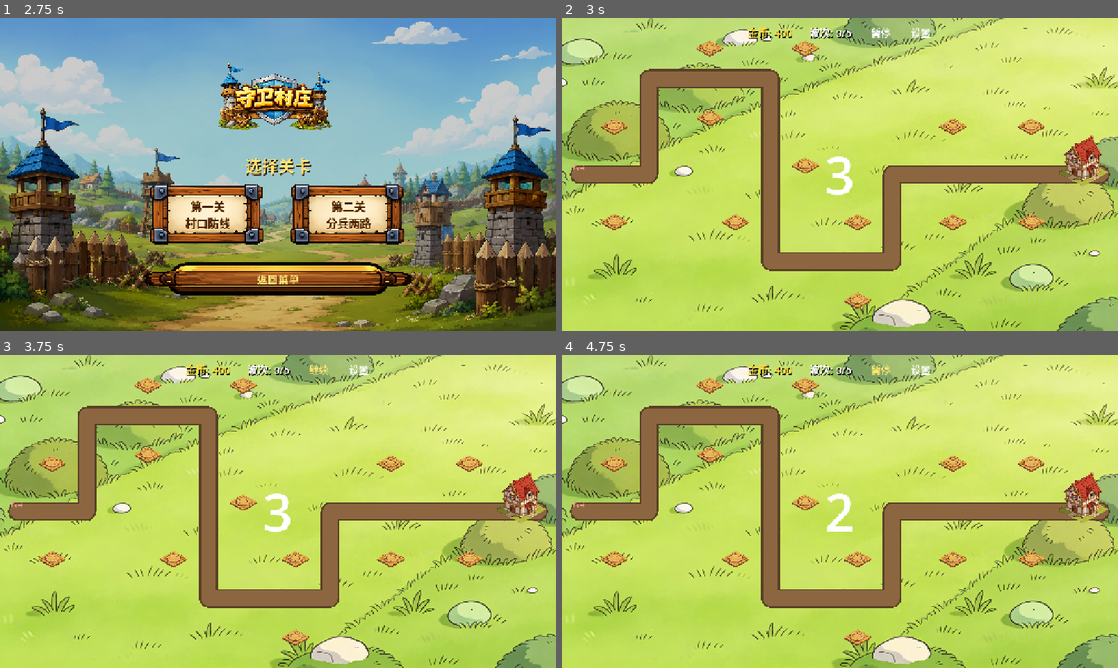
Above: before the commit, frames 1-4 (two rows, left to right).
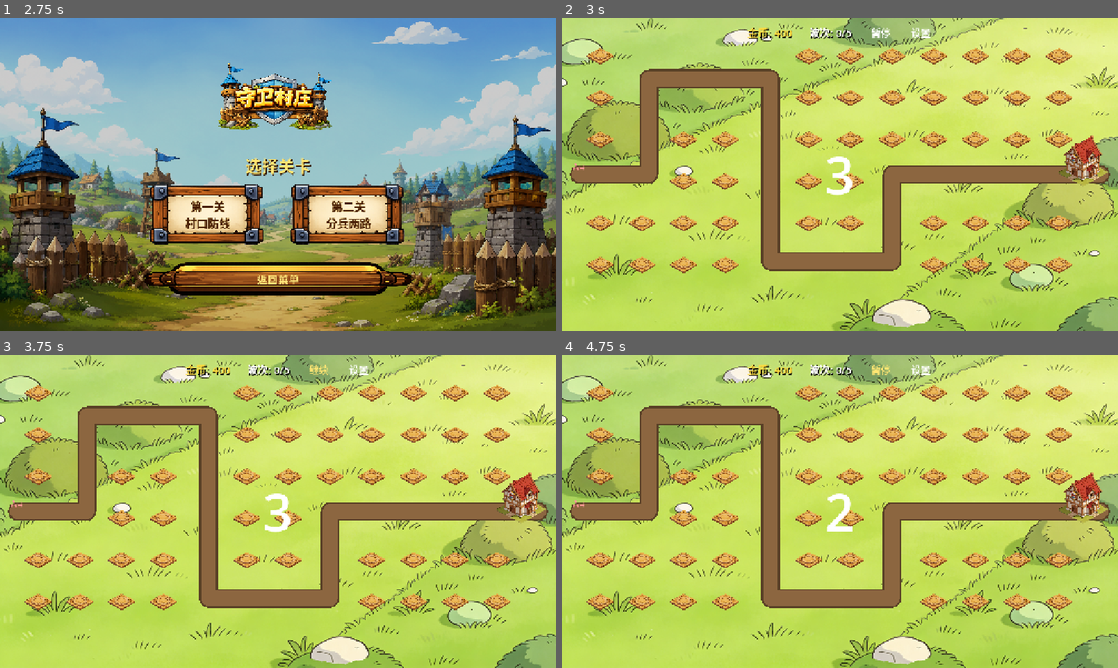
Above: after the commit, the same moments.

Repository: guangliangliang/luobo
Game: Godot game, scene res://scenes/Splash.tscn
Two runs of this game, one before a commit and one after it. Both use one fixed random seed, a clock stepped at 60 frames per second and the inputs below.
Inputs (mouse positions are in pixels of both pictures, inside the frame that each line leads up to):
- Up to frame 1 (2.75 s): tap Enter at 0.5 s; move the mouse to (400, 158) at 0.52 s; click (400, 158) at 0.67 s; tap Space at 1.25 s; move the mouse to (166, 190) at 1.27 s; click (166, 190) at 1.42 s; click "开始游戏" at 2 s
- Up to frame 2 (3 s): click "第一关 村口防线" at 2.75 s
- Up to frame 3 (3.75 s): click "暂停" at 3.5 s
- Up to frame 4 (4.75 s): click "继续" at 4.25 s

Frame 1 is identical in both runs. In frame 2, 8.4% of the frame differs, in the area x 4-92%, y 7-93%; in frame 3, 8.4%; in frame 4, 8.5%.

Commit message:
feat: 炮台的位置多一点

Diff:
--- a/新建游戏项目/scripts/battle/build_manager.gd
+++ b/新建游戏项目/scripts/battle/build_manager.gd
@@ -4,61 +4,87 @@
 signal tower_placed(tower: Node2D, spot_index: int)
 
 const TOWER_SCRIPT: GDScript = preload("res://scripts/towers/tower_base.gd")
+const MAP_BOUNDS := Rect2(40.0, 40.0, 1200.0, 640.0)
+const PATH_BUILD_MARGIN := 58.0
+const TOWER_SPACING := 96.0
+const VILLAGE_BLOCK_RADIUS := 92.0
 
 var _build_spots: Array[Dictionary] = []
 var _level_data: LevelData
 var _built_towers: Dictionary = {}
+var _next_spot_index: int = 0
 
 func setup(level_data: LevelData) -> void:
 	_level_data = level_data
 	_build_spots.clear()
 	_built_towers.clear()
-	for i in range(level_data.build_spots.size()):
-		_build_spots.append({
-			"index": i,
-			"position": level_data.build_spots[i],
-			"occupied": false,
-		})
+	_next_spot_index = 0
+	_generate_build_spots()
 
 func get_build_spots() -> Array:
 	return _build_spots
 
 func is_spot_occupied(spot_index: int) -> bool:
-	if spot_index >= _build_spots.size():
+	var spot: Dictionary = _get_spot_by_index(spot_index)
+	if spot.is_empty():
 		return true
-	return _build_spots[spot_index].occupied
+	return bool(spot.get("occupied", false))
 
 func occupy_spot(spot_index: int, tower: Node2D) -> void:
-	if spot_index < _build_spots.size():
-		_build_spots[spot_index].occupied = true
-		_built_towers[spot_index] = tower
+	var spot: Dictionary = _get_spot_by_index(spot_index)
+	if spot.is_empty():
+		return
+	spot["occupied"] = true
+	_built_towers[spot_index] = tower
 
 func free_spot(spot_index: int) -> void:
-	if spot_index < _build_spots.size():
-		_build_spots[spot_index].occupied = false
-		_built_towers.erase(spot_index)
+	var spot: Dictionary = _get_spot_by_index(spot_index)
+	if not spot.is_empty():
+		spot["occupied"] = false
+	_built_towers.erase(spot_index)
 
 func get_tower_at_spot(spot_index: int) -> Node2D:
 	return _built_towers.get(spot_index)
 
 func get_spot_index_at_position(pos: Vector2) -> int:
 	for spot in _build_spots:
-		if pos.distance_to(spot.position) < 30:
-			return spot.index
+		if pos.distance_to(spot.position) < TOWER_SPACING * 0.5:
+			return int(spot.index)
 	return -1
 
+func can_build_on_spot(spot_index: int) -> bool:
+	var spot: Dictionary = _get_spot_by_index(spot_index)
+	if spot.is_empty():
+		return false
+	return not bool(spot.get("occupied", false))
+
+func can_build_at_position(pos: Vector2) -> bool:
+	var spot_index: int = get_spot_index_at_position(pos)
+	return can_build_on_spot(spot_index)
+
 func build_tower(spot_index: int, tower_type: String) -> Node2D:
-	if is_spot_occupied(spot_index):
+	if not can_build_on_spot(spot_index):
+		return null
+	var spot: Dictionary = _get_spot_by_index(spot_index)
+	if spot.is_empty():
+		return null
+	return build_tower_at_position(spot.position, tower_type)
+
+func build_tower_at_position(pos: Vector2, tower_type: String) -> Node2D:
+	var spot_index: int = get_spot_index_at_position(pos)
+	if not can_build_on_spot(spot_index):
 		return null
 	var td: TowerData = GameManager.get_tower_data(tower_type)
 	if not td:
 		return null
 	if not GameManager.spend_gold(td.cost):
 		return null
+	var spot: Dictionary = _get_spot_by_index(spot_index)
+	pos = spot.position
 
 	var tower: Node2D = Node2D.new()
 	tower.set_script(TOWER_SCRIPT)
-	tower.global_position = _build_spots[spot_index].position
+	tower.global_position = pos
 	add_child(tower)
 	tower.setup(tower_type, td)
 
@@ -67,3 +93,55 @@
 	tower_placed.emit(tower, spot_index)
 
 	return tower
+
+func _generate_build_spots() -> void:
+	if _level_data == null:
+		return
+	var start_x: float = MAP_BOUNDS.position.x + TOWER_SPACING * 0.5
+	var end_x: float = MAP_BOUNDS.end.x - TOWER_SPACING * 0.5
+	var start_y: float = MAP_BOUNDS.position.y + TOWER_SPACING * 0.5
+	var end_y: float = MAP_BOUNDS.end.y - TOWER_SPACING * 0.5
+	var y: float = start_y
+	while y <= end_y:
+		var x: float = start_x
+		while x <= end_x:
+			var pos := Vector2(x, y)
+			if _is_valid_build_position(pos):
+				_build_spots.append({
+					"index": _next_spot_index,
+					"position": pos,
+					"occupied": false,
+				})
+				_next_spot_index += 1
+			x += TOWER_SPACING
+		y += TOWER_SPACING
+
+func _is_valid_build_position(pos: Vector2) -> bool:
+	if not MAP_BOUNDS.has_point(pos):
+		return false
+	if _level_data == null:
+		return false
+	if pos.distance_to(_level_data.village_position) < VILLAGE_BLOCK_RADIUS:
+		return false
+	for path_points: PackedVector2Array in _level_data.path_points:
+		if _distance_to_path(pos, path_points) < (_level_data.path_width * 0.5 + PATH_BUILD_MARGIN):
+			return false
+	return true
+
+func _get_spot_by_index(spot_index: int) -> Dictionary:
+	for spot in _build_spots:
+		if int(spot.get("index", -1)) == spot_index:
+			return spot
+	return {}
+
+func _distance_to_path(pos: Vector2, path_points: PackedVector2Array) -> float:
+	if path_points.is_empty():
+		return INF
+	var closest_distance: float = INF
+	if path_points.size() == 1:
+		return pos.distance_to(path_points[0])
+	for i in range(path_points.size() - 1):
+		var distance: float = Geometry2D.get_closest_point_to_segment(pos, path_points[i], path_points[i + 1]).distance_to(pos)
+		if distance < closest_distance:
+			closest_distance = distance
+	return closest_distance
--- a/新建游戏项目/scripts/scenes/battle.gd
+++ b/新建游戏项目/scripts/scenes/battle.gd
@@ -3,6 +3,7 @@
 const BACKGROUND_TEXTURE: Texture2D = preload("res://assets/maps/background/grass_bg.png")
 const BUILD_SPOT_TEXTURE: Texture2D = preload("res://assets/maps/build_spots/build_spot_base.png")
 const VILLAGE_TEXTURE: Texture2D = preload("res://assets/maps/village/village_core.png")
+const BUILD_SPOT_REGION := Rect2(204, 92, 1645, 981)
 
 var _level_data: LevelData
 var _spawner: Node
@@ -14,9 +15,10 @@
 var _tower_menu: Control
 var _settings_dialog: Control
 var _countdown_label: Label
-var _selected_spot: int = -1
+var _selected_build_position: Vector2 = Vector2.ZERO
 var _map_drawer: Node2D
 var _village_drawer: Node2D
+var _build_spot_sprites: Dictionary = {}
 var _selected_tower: Node2D = null
 var _is_paused: bool = false
 var _game_started: bool = false
@@ -32,8 +34,8 @@
 	_start_countdown()
 
 func _create_battle_scene() -> void:
+	_create_managers()
 	_create_map()
-	_create_managers()
 	_create_ui()
 	_connect_signals()
 	_update_hud()
@@ -78,17 +80,6 @@
 		line_border.end_cap_mode = Line2D.LINE_CAP_ROUND
 		_map_drawer.add_child(line_border)
 
-func _draw_build_spots() -> void:
-	for i in range(_level_data.build_spots.size()):
-		var pos: Vector2 = _level_data.build_spots[i]
-		var spot_texture: AtlasTexture = _make_atlas_texture(BUILD_SPOT_TEXTURE, Rect2(204, 92, 1645, 981))
-		var spot_sprite: Sprite2D = Sprite2D.new()
-		spot_sprite.texture = spot_texture
-		spot_sprite.position = pos
-		spot_sprite.scale = Vector2.ONE * (62.0 / maxf(spot_texture.get_width(), spot_texture.get_height()))
-		spot_sprite.z_index = -3
-		_map_drawer.add_child(spot_sprite)
-
 func _draw_village() -> void:
 	_village_drawer = Node2D.new()
 	_village_drawer.position = _level_data.village_position
@@ -110,6 +101,19 @@
 			entrance.add_theme_font_size_override("font_size", 14)
 			entrance.add_theme_color_override("font_color", Color(1, 0.6, 0.6))
 			_map_drawer.add_child(entrance)
+
+func _draw_build_spots() -> void:
+	_build_spot_sprites.clear()
+	var spot_texture: AtlasTexture = _make_atlas_texture(BUILD_SPOT_TEXTURE, BUILD_SPOT_REGION)
+	for spot: Dictionary in _build_mgr.get_build_spots():
+		var spot_sprite: Sprite2D = Sprite2D.new()
+		spot_sprite.texture = spot_texture
+		spot_sprite.position = spot.position
+		spot_sprite.scale = Vector2.ONE * (62.0 / maxf(spot_texture.get_width(), spot_texture.get_height()))
+		spot_sprite.z_index = -3
+		_map_drawer.add_child(spot_sprite)
+		_build_spot_sprites[int(spot.index)] = spot_sprite
+	_refresh_build_spot_markers()
 
 func _make_atlas_texture(texture: Texture2D, region: Rect2) -> AtlasTexture:
 	var atlas: AtlasTexture = AtlasTexture.new()
@@ -215,6 +219,7 @@
 	_tower_menu.upgrade_pressed.connect(_on_upgrade_tower)
 	_tower_menu.sell_pressed.connect(_on_sell_tower)
 	_tower_menu.cancel_pressed.connect(_on_cancel_tower_menu)
+	_build_mgr.tower_placed.connect(_on_tower_placed)
 	_wave_mgr.wave_started.connect(_on_wave_started)
 	_wave_mgr.wave_completed.connect(_on_wave_completed)
 	GameManager.gold_changed.connect(_on_gold_changed)
@@ -305,15 +310,15 @@
 		_spawner.start_wave(_wave_mgr._current_wave)
 
 func _on_build_tower(tower_type: String) -> void:
-	if _selected_spot >= 0:
-		_build_mgr.build_tower(_selected_spot, tower_type)
+	if _build_mgr.can_build_at_position(_selected_build_position):
+		_build_mgr.build_tower_at_position(_selected_build_position, tower_type)
 		_build_menu.hide_menu()
-		_selected_spot = -1
+		_selected_build_position = Vector2.ZERO
 		_update_hud()
 
 func _on_cancel_build() -> void:
 	_build_menu.hide_menu()
-	_selected_spot = -1
+	_selected_build_position = Vector2.ZERO
 
 func _on_upgrade_tower() -> void:
 	var tower: Node2D = _tower_menu.get_tower()
@@ -333,6 +338,7 @@
 		tower.sell()
 		if spot_idx >= 0:
 			_build_mgr.free_spot(spot_idx)
+			_refresh_build_spot_markers()
 	_selected_tower = null
 	_tower_menu.hide_menu()
 	_update_hud()
@@ -346,6 +352,9 @@
 		_tower_menu._update_info()
 	if _build_menu and _build_menu.visible:
 		_build_menu._update_button_states()
+
+func _on_tower_placed(_tower: Node2D, _spot_index: int) -> void:
+	_refresh_build_spot_markers()
 
 func _update_hud() -> void:
 	if _hud and _wave_mgr and _spawner:
@@ -368,7 +377,7 @@
 		if menu_rect.has_point(click_pos):
 			return
 		_build_menu.hide_menu()
-		_selected_spot = -1
+		_selected_build_position = Vector2.ZERO
 
 	if _tower_menu and _tower_menu.visible:
 		var tower_rect: Rect2 = _tower_menu.get_global_rect()
@@ -386,23 +395,33 @@
 			return
 
 	var spot_idx: int = _build_mgr.get_spot_index_at_position(click_pos)
-	if spot_idx >= 0:
-		if _build_mgr.is_spot_occupied(spot_idx):
-			var spot_tower: Node2D = _build_mgr.get_tower_at_spot(spot_idx)
-			if spot_tower and is_instance_valid(spot_tower):
-				_hide_tower_range()
-				_selected_tower = spot_tower
-				spot_tower.show_range(true)
-				_tower_menu.show_for_tower(spot_tower, click_pos)
-		else:
-			_selected_spot = spot_idx
-			_build_menu.show_at(click_pos)
+	if spot_idx >= 0 and _build_mgr.is_spot_occupied(spot_idx):
+		var spot_tower: Node2D = _build_mgr.get_tower_at_spot(spot_idx)
+		if spot_tower and is_instance_valid(spot_tower):
+			_hide_tower_range()
+			_selected_tower = spot_tower
+			spot_tower.show_range(true)
+			_tower_menu.show_for_tower(spot_tower, click_pos)
+		return
+
+	if _build_mgr.can_build_at_position(click_pos):
+		_selected_build_position = click_pos
+		_build_menu.show_at(click_pos)
 
 func _hide_tower_range() -> void:
 	if _selected_tower and is_instance_valid(_selected_tower):
 		_selected_tower.show_range(false)
 	_selected_tower = null
 
+func _refresh_build_spot_markers() -> void:
+	if _build_mgr == null:
+		return
+	for spot: Dictionary in _build_mgr.get_build_spots():
+		var spot_index: int = int(spot.index)
+		if _build_spot_sprites.has(spot_index):
+			var marker: Sprite2D = _build_spot_sprites[spot_index]
+			marker.visible = not _build_mgr.is_spot_occupied(spot_index)
+
 func _process(_delta: float) -> void:
 	if _is_paused:
 		return
--- a/新建游戏项目/scripts/towers/tower_base.gd
+++ b/新建游戏项目/scripts/towers/tower_base.gd
@@ -3,6 +3,8 @@
 signal tower_selected(tower: Node2D)
 
 const PROJECTILE_SCRIPT: GDScript = preload("res://scripts/towers/projectile.gd")
+const BUILD_SPOT_TEXTURE: Texture2D = preload("res://assets/maps/build_spots/build_spot_base.png")
+const BUILD_SPOT_REGION := Rect2(204, 92, 1645, 981)
 
 static var _tower_texture_cache: Dictionary = {}
 
@@ -16,6 +18,7 @@
 var _total_invested: int = 0
 var _battle_root: Node = null
 var _sprite: Sprite2D = null
+var _base_sprite: Sprite2D = null
 var _upgrade_icon: Node2D = null
 var _entrance_points: PackedVector2Array = []
 
@@ -25,6 +28,7 @@
 	_total_invested = data.cost
 	_attack_timer = 0.0
 	_battle_root = get_tree().current_scene
+	_setup_base_sprite()
 	_setup_sprite()
 	_setup_upgrade_icon()
 	_get_entrance_points()
@@ -218,6 +222,22 @@
 	add_child(_sprite)
 	_update_sprite_texture()
 
+func _setup_base_sprite() -> void:
+	_base_sprite = Sprite2D.new()
+	_base_sprite.name = "BaseSprite"
+	_base_sprite.texture = _make_base_texture()
+	_base_sprite.centered = true
+	_base_sprite.position = Vector2(0, 12)
+	_base_sprite.scale = Vector2.ONE * (62.0 / maxf(_base_sprite.texture.get_width(), _base_sprite.texture.get_height()))
+	_base_sprite.z_index = -1
+	add_child(_base_sprite)
+
+func _make_base_texture() -> AtlasTexture:
+	var atlas: AtlasTexture = AtlasTexture.new()
+	atlas.atlas = BUILD_SPOT_TEXTURE
+	atlas.region = BUILD_SPOT_REGION
+	return atlas
+
 func _update_sprite_texture() -> void:
 	if not _sprite:
 		return
